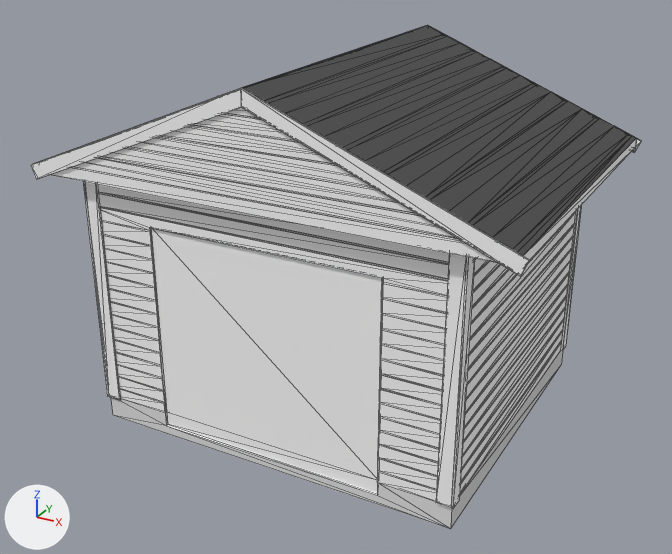
One commit to the glTF model public/garasje_flatt_tak.glb: the scene before it, then after it.
Both versions are drawn from a camera (50 mm lens) standing at (4.4, -8.28, 5.52) and looking at (-0.03, -0.23, 1.5). Every picture has the same lights, and +X, +Y and +Z are marked at lower left. The picture after the commit comes second. Mesh edges are drawn as thin lines. Vertices at exactly the same position are counted once.

Objects in the first picture: 'Garasje 3d konfigurator ny'.
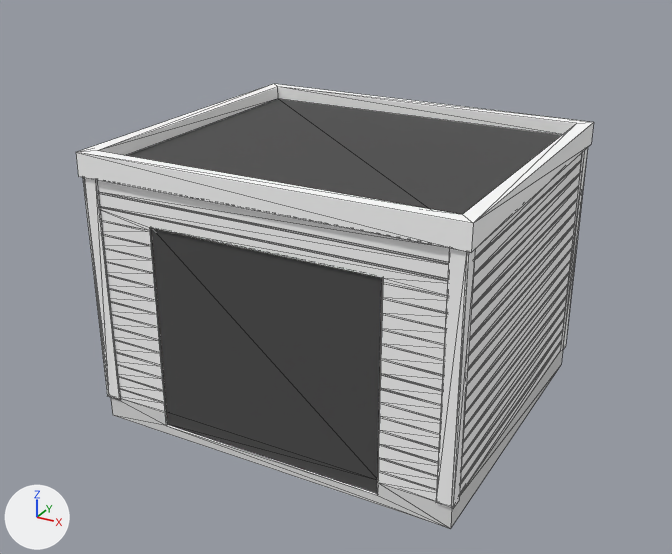
Where the change shows, as pixel boxes (x1, y1, x2, y2) in the pictures (672 x 554 px):
'Garasje 3d konfigurator ny', recoloured, reshaped (15% narrower, 12% shorter)
    before: (31, 25, 641, 529)
    after: (76, 84, 594, 529)
part 1 of me_mesh_0, cut back
    before: (31, 25, 641, 276)
    after: (76, 84, 594, 252)
part 2 of me_mesh_0, recoloured (white to dark grey)
    both: (151, 228, 382, 493)

The change, as a list of edits to the scene's bpy script:
```text
Change mat_whitesolid:
    mat_whitesolid.base_color: (1.0, 1.0, 1.0) -> (0.22, 0.22, 0.22)  # white #ffffff -> grey #818181
Add mat_whitesolid_002:
    mat_whitesolid_002 = principled_material('whitesolid.002')
    mat_whitesolid_002.base_color = (1.0, 1.0, 1.0)  # white #ffffff
    mat_whitesolid_002.roughness = 1.0
Change me_mesh_0:
    used by ob_garasje_3d_konfigurator_ny; location = (0.0, 0.0, 0.0)
    remove me_mesh_0.from_pydata(...)  # 778 vertices, 1714 faces; spans x -2.55..2.55, y -1.92..1.92, z 0.0..3.85
    add me_mesh_0.from_pydata(...)  # 565 vertices, 1264 faces; spans x -2.05..2.05, y -1.8..1.8, z 0.0..2.99
    me_mesh_0 part 1: 229 vertices removed from x -2.55..2.55, y -1.92..1.92, z 2.69..3.85; 16 vertices added at x -2.05..2.05, y -1.8..1.8, z 2.75..2.99
    me_mesh_0 part 2: 4 faces spanning x -1.25..1.25, y -1.73, z 0.1..2.34 switch from mat_whitesolid (white #ffffff) to mat_matterubber (dark grey #4b4b4b)
    add me_mesh_0.materials.append(mat_whitesolid_002)  # white #ffffff
```
